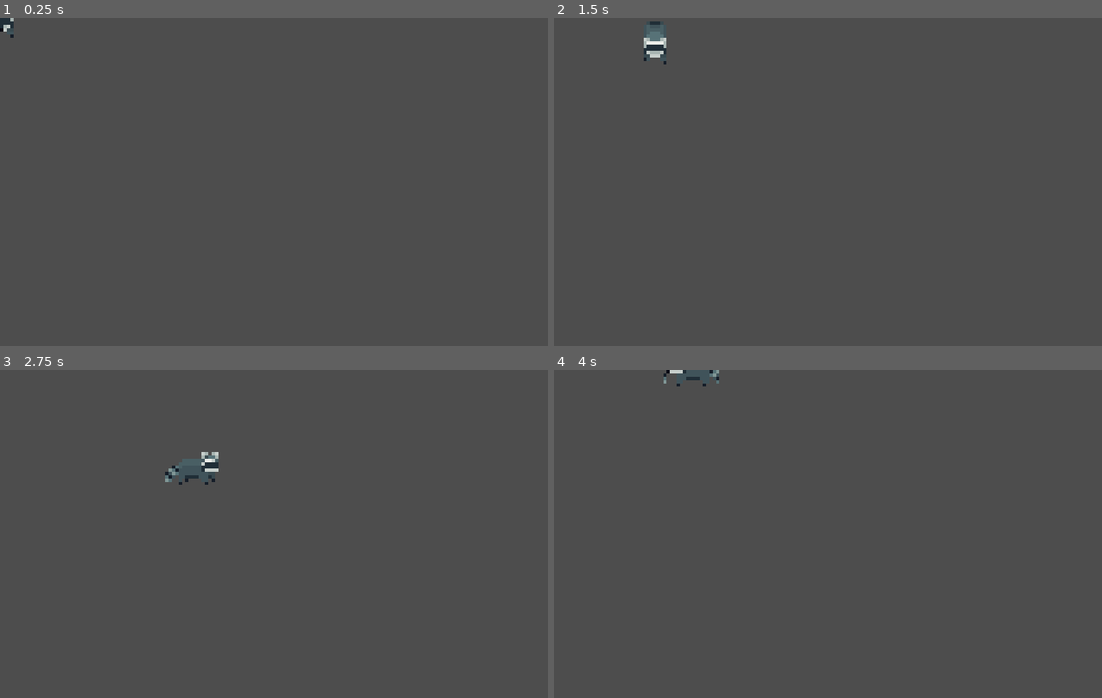
Above: before the commit, frames 1-4 (two rows, left to right).
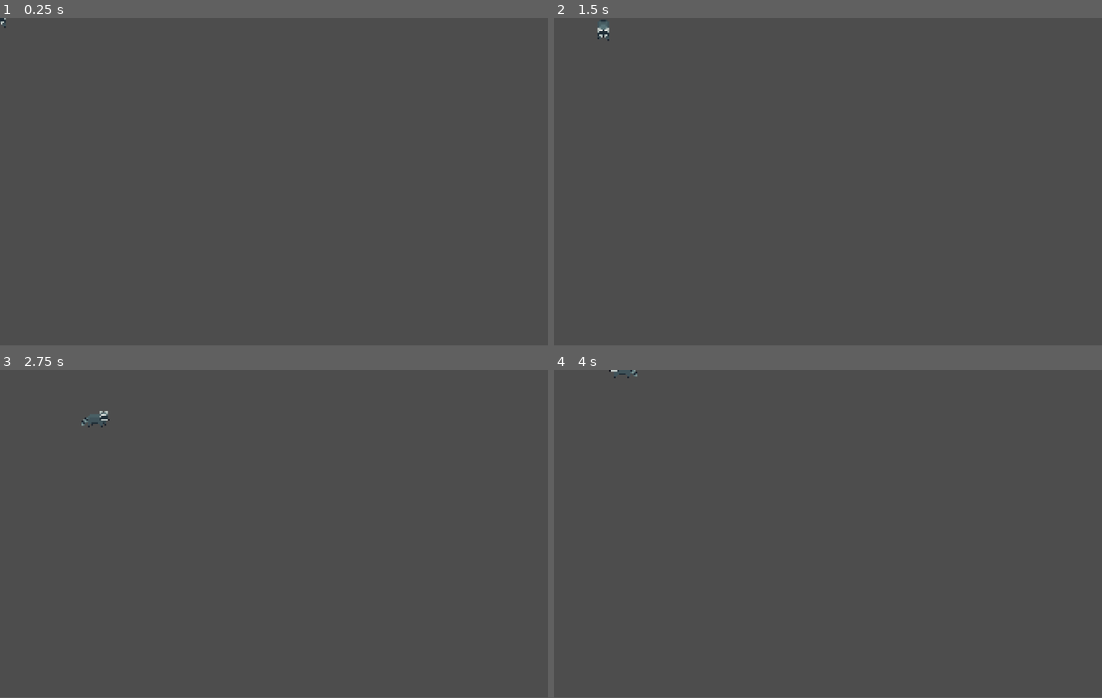
Above: after the commit, the same moments.

Repository: tyrelh/a-little-lost
Game: Godot game, scene res://player/player.tscn
Two runs of this game, one before a commit and one after it. Both use one fixed random seed, a clock stepped at 60 frames per second and the inputs below.
Inputs:
- Up to frame 1 (0.25 s): no input
- Up to frame 2 (1.5 s): tap Enter at 0.5 s; hold D (move_right) 0.53-1.28 s; hold S (move_down) from 1.28 s (still down)
- Up to frame 3 (2.75 s): release S (move_down) at 2.03 s; hold D (move_right) from 2.03 s (still down)
- Up to frame 4 (4 s): release D (move_right) at 2.78 s; hold W (move_up) 2.78-3.53 s; hold A (move_left) from 3.53 s (still down)
In our replay, the window is 800x480 before the commit and 800x479 after it. These sizes can differ from the game's own. Grey fills any space a smaller window leaves; there, only what the larger window draws over its background counts as a difference.

The runs differ from the first frame. In frame 1, less than 0.1% of the frame differs, in the area x 0-3%, y 0-7%; in frame 2, 0.4%, in the area x 7-21%, y 0-15%; in frame 3, 0.4%; in frame 4, 0.2%.

Commit message:
alter window settings to get pixel perfect scaling

Diff:
--- a/project.godot
+++ b/project.godot
@@ -17,10 +17,11 @@
 
 [display]
 
-window/size/viewport_width=1000
-window/size/viewport_height=600
-window/stretch/mode="viewport"
+window/size/viewport_width=2000
+window/size/viewport_height=1200
+window/stretch/mode="canvas_items"
 window/stretch/scale=6.0
+window/stretch/scale_mode="integer"
 
 [input]
 
